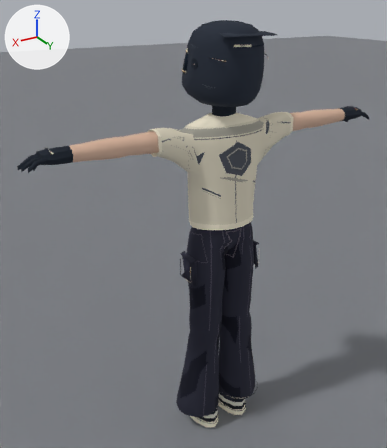
The Blender file ArtSource/StyleV3/RiderTShirtV3.blend, before and after one commit.
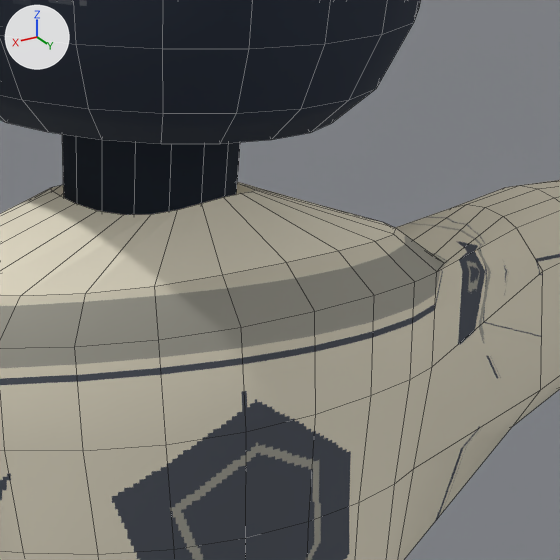
Each version is shown whole from a 50 mm camera at (1.25, 1.841, 2.024) aimed at (0.073, -0.122, 1.043), then close up on the part from 53% to 72% of the width and 20% to 37% of the height. Lighting does not change. The marker at upper left points along +X, +Y and +Z. The first two pictures are the older version. The close-ups show mesh edges as thin lines.

Before the edit, the objects in view are built like this:
```python
me_helmet___sculpted_shell_with_open_eye_port_001 = bpy.data.meshes.new('Helmet • sculpted shell with open eye port.001')
me_helmet___sculpted_shell_with_open_eye_port_001.from_pydata(...)  # 400 vertices, 370 faces; spans x -0.148..0.148, y -0.256..0.168, z 1.616..1.927
me_helmet___sculpted_shell_with_open_eye_port_001.polygons.foreach_set('use_smooth', [True] * 370)
me_helmet___sculpted_shell_with_open_eye_port_001.materials.append(mat_ridertshirtv3___painted_atlas)
me_t_shirt___connected_torso_and_short_sleeves = bpy.data.meshes.new('T-Shirt • connected torso and short sleeves')
me_t_shirt___connected_torso_and_short_sleeves.from_pydata(...)  # 352 vertices, 304 faces; spans x -0.334..0.334, y -0.116..0.116, z 1.091..1.573
me_t_shirt___connected_torso_and_short_sleeves.materials.append(mat_ridertshirtv3___painted_atlas)
me_v3_ground = bpy.data.meshes.new('V3 ground')
me_v3_ground.from_pydata([(-20.0, -20.0, 0.0), (20.0, -20.0, 0.0), (20.0, 20.0, 0.0), (-20.0, 20.0, 0.0)], [], [(0, 1, 2, 3)])
me_v3_ground.materials.append(mat_v3_neutral_stage)  # grey #7c7e84
ob_helmet___sculpted_shell_with_open_eye_port_001 = bpy.data.objects.new('Helmet • sculpted shell with open eye port.001', me_helmet___sculpted_shell_with_open_eye_port_001)
ob_helmet___sculpted_shell_with_open_eye_port_001.location = (0.0, 0.0, 0.0)
ob_t_shirt___connected_torso_and_short_sleeves = bpy.data.objects.new('T-Shirt • connected torso and short sleeves', me_t_shirt___connected_torso_and_short_sleeves)
ob_t_shirt___connected_torso_and_short_sleeves.location = (0.0, 0.0, 0.0)
ob_v3_ground = bpy.data.objects.new('V3 Ground', me_v3_ground)
ob_v3_ground.location = (0.0, 0.0, 0.0)
# also in view: 'Balaclava neck.001' at (0.0, 0.0, 1.619)
```
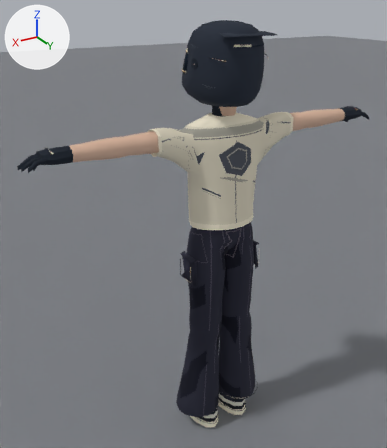
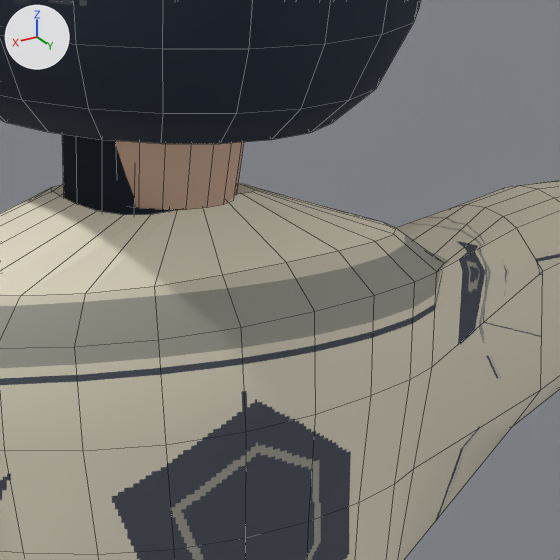
What differs and where, as boxes (x1, y1, x2, y2) in the close-ups (560 x 560 px):
```json
{"object": "Inside helmet • closed head and neck.001", "change": "added", "after": [115, 140, 244, 209], "on screen": "brown"}
```

The change, as JSON lines over the scene's bpy script:
```json
{"op": "add", "block": "me_inside_helmet___closed_head_and_neck_001", "code": ["me_inside_helmet___closed_head_and_neck_001 = bpy.data.meshes.new('Inside helmet • closed head and neck.001')", "me_inside_helmet___closed_head_and_neck_001.from_pydata(...)  # 180 vertices, 162 faces; spans x -0.098..0.098, y -0.111..0.131, z 1.57..1.905", "me_inside_helmet___closed_head_and_neck_001.polygons.foreach_set('use_smooth', [True] * 162)", "me_inside_helmet___closed_head_and_neck_001.materials.append(mat_ridertshirtv3___painted_atlas)"]}
{"op": "add", "block": "ob_inside_helmet___closed_head_and_neck_001", "code": ["ob_inside_helmet___closed_head_and_neck_001 = bpy.data.objects.new('Inside helmet • closed head and neck.001', me_inside_helmet___closed_head_and_neck_001)", "ob_inside_helmet___closed_head_and_neck_001.location = (0.0, 0.0, 0.0)"]}
```
